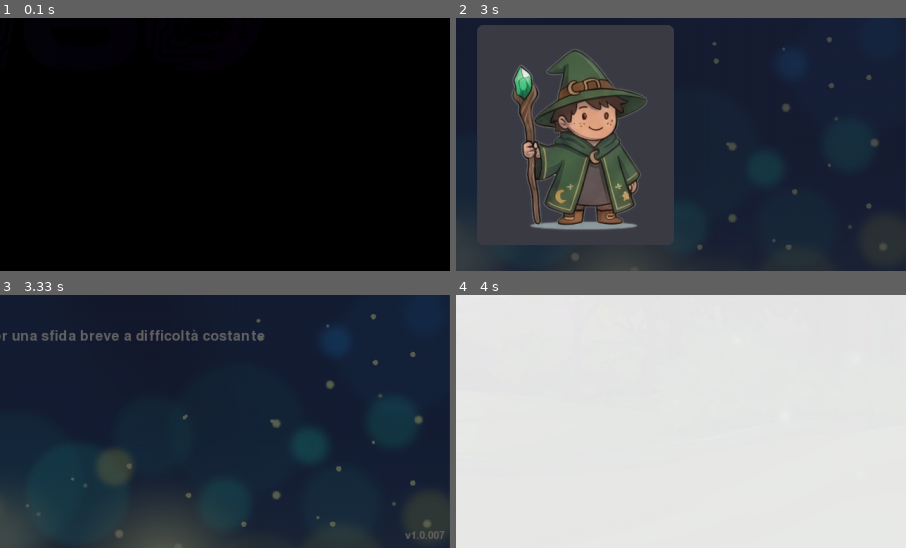
Above: before the commit, frames 1-4 (two rows, left to right).
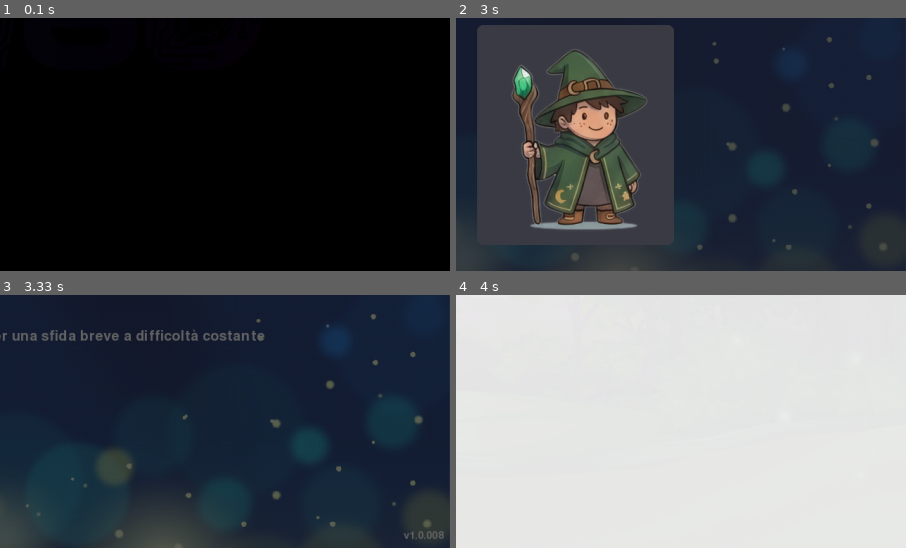
Above: after the commit, the same moments.

Repository: thefactor82/math-wizard
Game: pygame game, started from math-wizard.py
Two runs of this game, one before a commit and one after it. Both use one fixed random seed, a clock stepped at 60 frames per second and the inputs below.
Inputs (mouse positions are % of the whole screen's width and height, from its top left):
- Up to frame 1 (0.1 s): no input
- Up to frame 2 (3 s): hold Right 0.33-0.8 s; click "Nuovo profilo" at 0.93 s; tap Esc at 1.22 s; click (26, 51) at 1.6 s; type "an" at 2.22 s; type "n" at 2.42 s; tap Enter at 2.55, 2.85 s; type "a" at 2.72 s
- Up to frame 3 (3.33 s): click (37, 73) at 3.27 s
- Up to frame 4 (4 s): tap 1 at 3.55 s; tap Enter at 3.88 s
The pictures show only the part of the screen within x 50-100%, y 50-100%; the shares and areas given below are measured in that part.

Frames 1-2 are identical in both runs. In frame 3, 0.1% of the frame differs, in the area x 89-99%, y 93-97%; in frame 4, nothing differs.

Commit message:
1.0.008 - Android APK packaging: buildozer spec, pygame-ce recipe, soft keyboard IME, writable profiles dir

Diff:
--- /dev/null
+++ b/main.py
@@ -0,0 +1,5 @@
+import os
+import runpy
+
+script = os.path.join(os.path.dirname(os.path.abspath(__file__)), "math-wizard.py")
+runpy.run_path(script, run_name="__main__")
--- a/math-wizard.py
+++ b/math-wizard.py
@@ -17,7 +17,8 @@
     base =os .path .dirname (sys .executable )if getattr (sys ,'frozen',False )else os .path .dirname (os .path .abspath (__file__ ))
     return os .path .join (base ,relative )
 
-PROFILES_DIR ="profiles"
+ANDROID_ARG =os .environ .get ("ANDROID_ARGUMENT")
+PROFILES_DIR =os .path .join (ANDROID_ARG ,"profiles")if ANDROID_ARG else "profiles"
 
 WIZARD_LIVES =3
 DEFAULT_TIMEOUT =12
@@ -508,7 +509,7 @@
         self .story_idx =0
         self .num_story_levels =sum (1 for e in self .story_entries if e .get ("tipo")=="livello")
 
-        self .version ="1.0.007"
+        self .version ="1.0.008"
 
         self .profiles =[]
         self .current_profile =""
@@ -617,6 +618,7 @@
         self .monster_anim_frame =0
         self .hit_timer =0
         self .question_active =False
+        self .ime_active =False
         self .feedback =None
         self .feedback_timer =0
         self .zap_timer =0
@@ -1589,7 +1591,10 @@
                     elif 289 <=my <=353 :
                         self .show_config ()
                 elif self .repo_link_rect and self .repo_link_rect .collidepoint (mx ,my ):
-                    webbrowser .open ("https://github.com/thefactor82/math-wizard")
+                    try :
+                        webbrowser .open ("https://github.com/thefactor82/math-wizard")
+                    except Exception as e :
+                        print (f"Warning: unable to open repo link: {e }")
             elif self .state =="options_auto":
                 sx =360
                 lw ,vw ,rw =30 ,40 ,30
@@ -3422,6 +3427,15 @@
         ultime =[r .strip ()for r in lines if r .strip ()]
         return list (reversed (ultime [-6 :]))
 
+    def update_ime (self ):
+        needed =self .profile_input_mode or self .question_active
+        if needed and not self .ime_active :
+            pygame .key .start_text_input ()
+            self .ime_active =True
+        elif not needed and self .ime_active :
+            pygame .key .stop_text_input ()
+            self .ime_active =False
+
     def run (self ):
         while self .running :
             for event in pygame .event .get ():
@@ -3432,6 +3446,7 @@
 
             self .update ()
             self .draw ()
+            self .update_ime ()
             self .clock .tick (FPS )
 
         pygame .quit ()
--- /dev/null
+++ b/p4a-recipes/pygame-ce/__init__.py
@@ -0,0 +1,76 @@
+from os.path import join
+
+from pythonforandroid.recipe import CompiledComponentsPythonRecipe
+from pythonforandroid.toolchain import current_directory
+
+
+class Pygame2Recipe(CompiledComponentsPythonRecipe):
+    """
+    Recipe to build SDL2-based pygame (pygame-ce) for Android.
+
+    Adapted from https://gist.github.com/emersonmx/c5bba202506e3c3d2d828ad278a8d5fe
+    (PRs kivy/python-for-android#2838 / #2971, still open upstream).
+    """
+
+    version = "2.5.0"
+    url = "https://github.com/pygame-community/pygame-ce/archive/refs/tags/{version}.tar.gz"
+
+    site_packages_name = "pygame-ce"
+    name = "pygame-ce"
+
+    depends = ["sdl2", "sdl2_image", "sdl2_mixer", "sdl2_ttf", "setuptools", "jpeg", "png"]
+    call_hostpython_via_targetpython = False  # Due to setuptools
+    install_in_hostpython = False
+
+    def prebuild_arch(self, arch):
+        super().prebuild_arch(arch)
+        with current_directory(self.get_build_dir(arch.arch)):
+            setup_template = open(join("buildconfig", "Setup.Android.SDL2.in")).read()
+            env = self.get_recipe_env(arch)
+            env["ANDROID_ROOT"] = join(self.ctx.ndk.sysroot, "usr")
+
+            png = self.get_recipe("png", self.ctx)
+            png_lib_dir = join(png.get_build_dir(arch.arch), ".libs")
+            png_inc_dir = png.get_build_dir(arch)
+
+            jpeg = self.get_recipe("jpeg", self.ctx)
+            jpeg_inc_dir = jpeg_lib_dir = jpeg.get_build_dir(arch.arch)
+
+            sdl_mixer_includes = ""
+            sdl2_mixer_recipe = self.get_recipe("sdl2_mixer", self.ctx)
+            for include_dir in sdl2_mixer_recipe.get_include_dirs(arch):
+                sdl_mixer_includes += f"-I{include_dir} "
+
+            setup_file = setup_template.format(
+                sdl_includes=(
+                    " -I"
+                    + join(self.ctx.bootstrap.build_dir, "jni", "SDL", "include")
+                    + " -L"
+                    + join(self.ctx.bootstrap.build_dir, "libs", str(arch))
+                    + " -L"
+                    + png_lib_dir
+                    + " -L"
+                    + jpeg_lib_dir
+                    + " -L"
+                    + arch.ndk_lib_dir_versioned
+                ),
+                sdl_ttf_includes="-I"
+                + join(self.ctx.bootstrap.build_dir, "jni", "SDL2_ttf"),
+                sdl_image_includes="-I"
+                + join(self.ctx.bootstrap.build_dir, "jni", "SDL2_image", "include"),
+                sdl_mixer_includes=sdl_mixer_includes,
+                jpeg_includes="-I" + jpeg_inc_dir,
+                png_includes="-I" + png_inc_dir,
+                freetype_includes="",
+            )
+            open("Setup", "w").write(setup_file)
+
+    def get_recipe_env(self, arch):
+        env = super().get_recipe_env(arch)
+        env["USE_SDL2"] = "1"
+        env["PYGAME_CROSS_COMPILE"] = "TRUE"
+        env["PYGAME_ANDROID"] = "TRUE"
+        return env
+
+
+recipe = Pygame2Recipe()
Not shown, changed: Dockerfile
Not shown, added: android/README.md
Not shown, changed: .gitignore
Not shown, added: android/build-apk.sh
Not shown, changed: buildozer.spec
